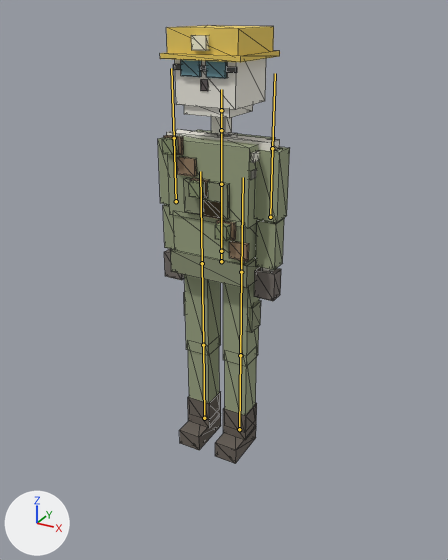
Renders of the glTF model games/builder/assets/hero-demo.glb from each side of a commit.
Rendered twice from a 50 mm camera at (1.24, -2.23, 1.98) aimed at (0.11, -0.17, 0.95). Every picture has the same lights, and +X, +Y and +Z are marked at lower left. The first picture is the older version. The bones that bend it are drawn over the model as lines. Mesh edges are drawn as thin lines.

Objects in the first picture: 'HeroDemoMesh'.
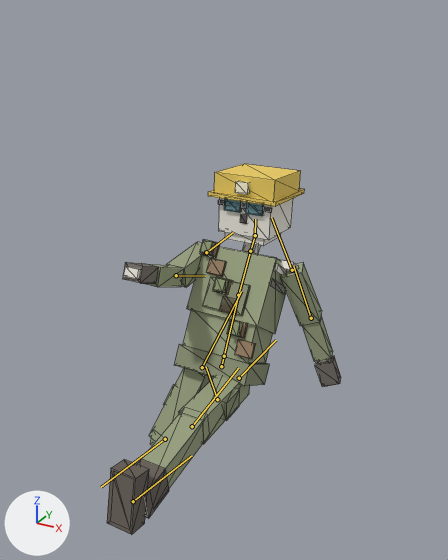
The newer file adds an action. The first version stands in its rest pose; the second is drawn at frame 5 of the action 'Slide'.

Location of each change, (x1, y1, x2, y2) in pixels of the pictures (448 x 560 px):
'HeroDemoMesh', posed (77% wider, 15% shorter): before (158, 25, 290, 464); after (107, 164, 341, 535)
bone 'hips', root to tip: before (221, 261) to (221, 251); after (221, 366) to (224, 356)
bone 'chest', root to tip: before (221, 184) to (221, 130); after (238, 295) to (250, 251)
bone 'head', root to tip: before (221, 110) to (221, 89); after (255, 235) to (255, 219)
bone 'upperArm_L', root to tip: before (272, 148) to (275, 73); after (292, 270) to (271, 217)
bone 'forearm_L', root to tip: before (270, 217) to (272, 148); after (311, 318) to (293, 265)
bone 'upperArm_R', root to tip: before (174, 138) to (171, 68); after (206, 252) to (233, 232)
bone 'forearm_R', root to tip: before (176, 201) to (174, 138); after (176, 275) to (205, 276)
bone 'upperLeg_L', root to tip: before (241, 272) to (243, 177); after (239, 378) to (276, 340)
bone 'lowerLeg_L', root to tip: before (240, 355) to (241, 272); after (192, 426) to (238, 368)
bone 'foot_L', root to tip: before (239, 429) to (240, 355); after (133, 501) to (192, 455)
bone 'upperLeg_R', root to tip: before (202, 263) to (200, 171); after (202, 367) to (241, 291)
bone 'lowerLeg_R', root to tip: before (203, 345) to (202, 263); after (165, 439) to (101, 487)
bone 'foot_R', root to tip: before (204, 418) to (203, 345); after (217, 399) to (206, 367)

The edits, one by one:
Bone 'hips' (bone_hips) moves from (0.0, 0.0, 0.0) to (0.0, -0.54, 0.0).
Bone 'hips' (bone_hips) turns from (0, 0, 0) to (-28, 0, 0) degrees about its own x, y and z.
Bone 'chest' (bone_chest) turns from (0, 0, 0) to (-6, 0, 0) degrees about its own x, y and z.
Bone 'head' (bone_head) turns from (0, 0, 0) to (30, 0, 0) degrees about its own x, y and z.
Bone 'upperArm_L' (bone_upperarm_l) turns from (0, 0, 0) to (45, 0, 25) degrees about its own x, y and z.
Bone 'forearm_L' (bone_forearm_l) turns from (0, 0, 0) to (-10, 0, 0) degrees about its own x, y and z.
Bone 'upperArm_R' (bone_upperarm_r) turns from (0, 0, 0) to (-52, 0, 0) degrees about its own x, y and z.
Bone 'forearm_R' (bone_forearm_r) turns from (0, 0, 0) to (-25, 0, 0) degrees about its own x, y and z.
Bone 'upperLeg_L' (bone_upperleg_l) turns from (0, 0, 0) to (-62, 0, 0) degrees about its own x, y and z.
Bone 'lowerLeg_L' (bone_lowerleg_l) turns from (0, 0, 0) to (8, 0, 0) degrees about its own x, y and z.
Bone 'foot_L' (bone_foot_l) turns from (0, 0, 0) to (-20, 0, 0) degrees about its own x, y and z.
Bone 'upperLeg_R' (bone_upperleg_r) turns from (0, 0, 0) to (5, 0, -18) degrees about its own x, y and z.
Bone 'lowerLeg_R' (bone_lowerleg_r) turns from (0, 0, 0) to (115, 0, 0) degrees about its own x, y and z.
Bone 'foot_R' (bone_foot_r) turns from (0, 0, 0) to (-60, 0, 0) degrees about its own x, y and z.
